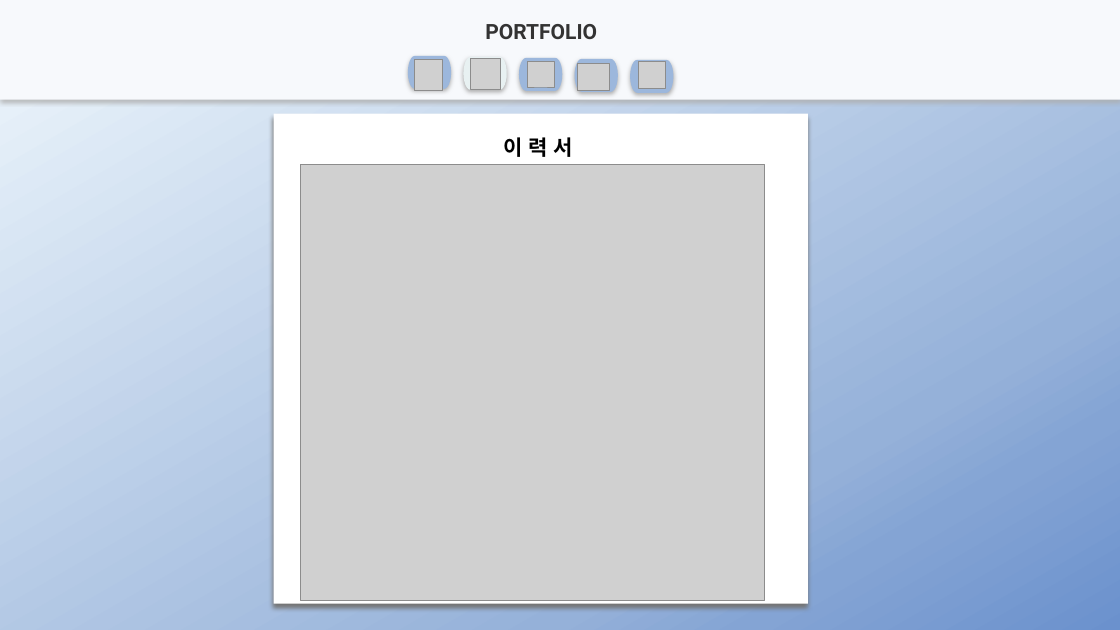
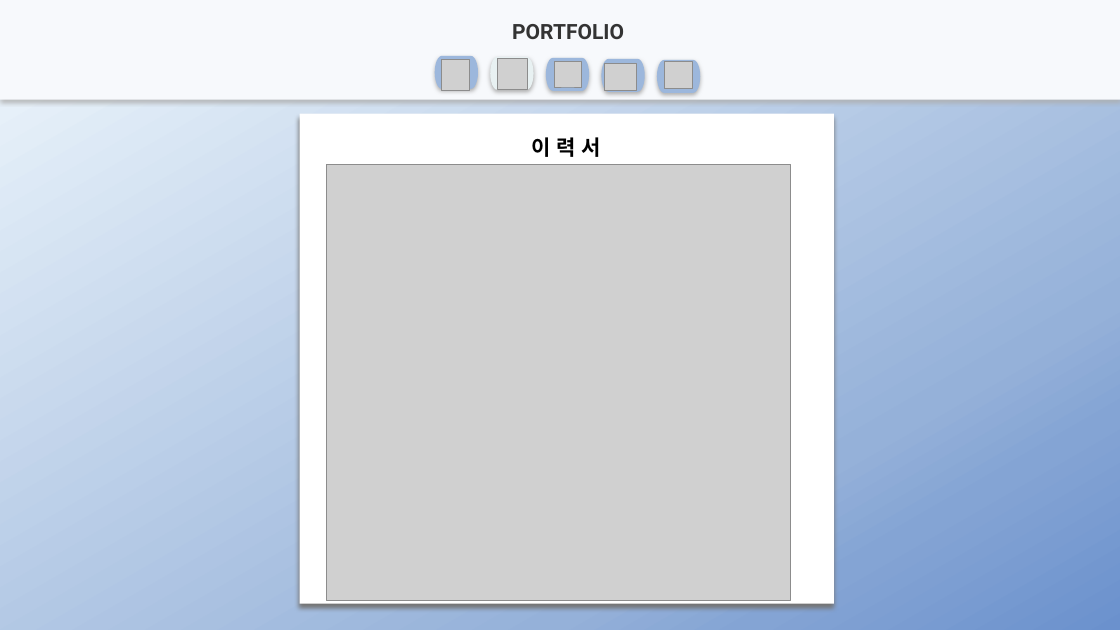
Before and after one commit to junhyuk000/portfolio, a slide deck: slide 3 of portfolio_신준혁.pptx. Drawn at 1120x630 pixels with LibreOffice and Linux fonts; fonts in the diff are those of the drawing; grey boxes stand for pictures. Boxes give left, top, right and bottom in pixels: in the first picture for what was removed or moved away, otherwise in the second. Text is boxed around its words. In the diff, an @@ line names an element or a change of style, - is before the commit and + after.

```diff
--- a/portfolio_신준혁.pptx
+++ b/portfolio_신준혁.pptx
@@ 6 pictures, 5 pill shapes, 1 text, 1 rectangle: place and size @@
-6 pictures, 5 pill shapes, 1 text, 1 rectangle at box(274, 24, 808, 603)
+6 pictures, 5 pill shapes, 1 text, 1 rectangle at box(300, 24, 834, 603)
@@ text "이 력 서": place and size @@
-text "이 력 서" at box(503, 137, 573, 157)
+text "이 력 서" at box(531, 137, 600, 157)
```
Also in this commit, not shown: 4 other slides changed, 3 slides added.
